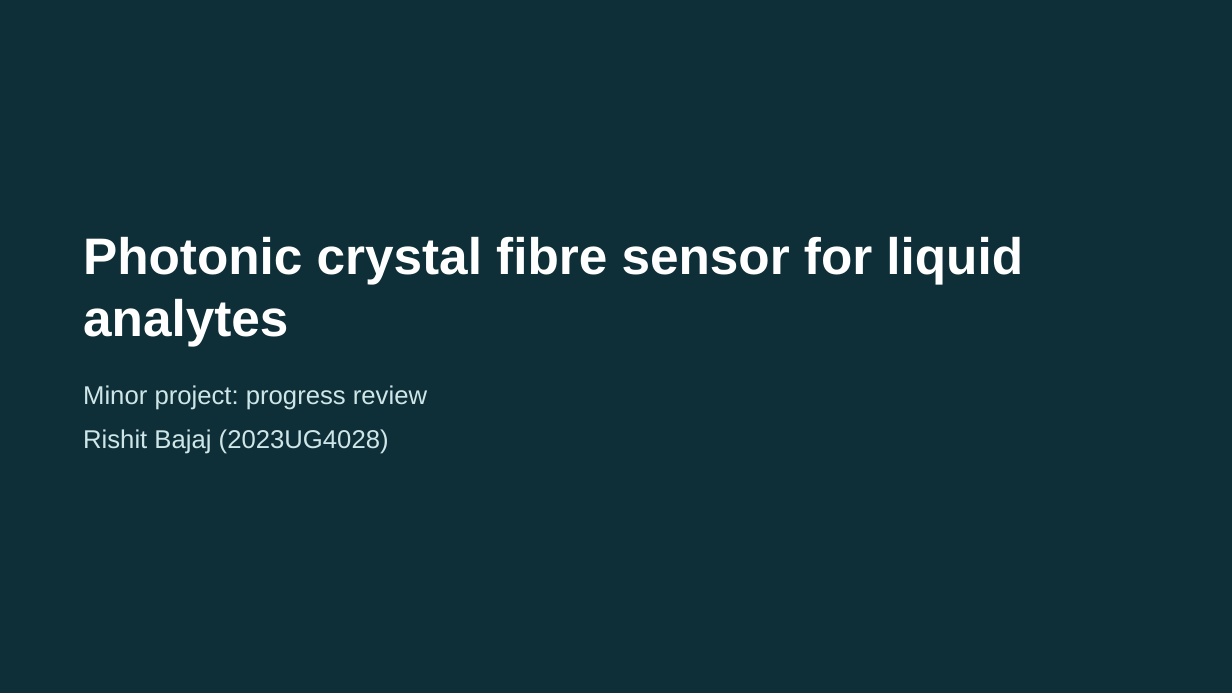
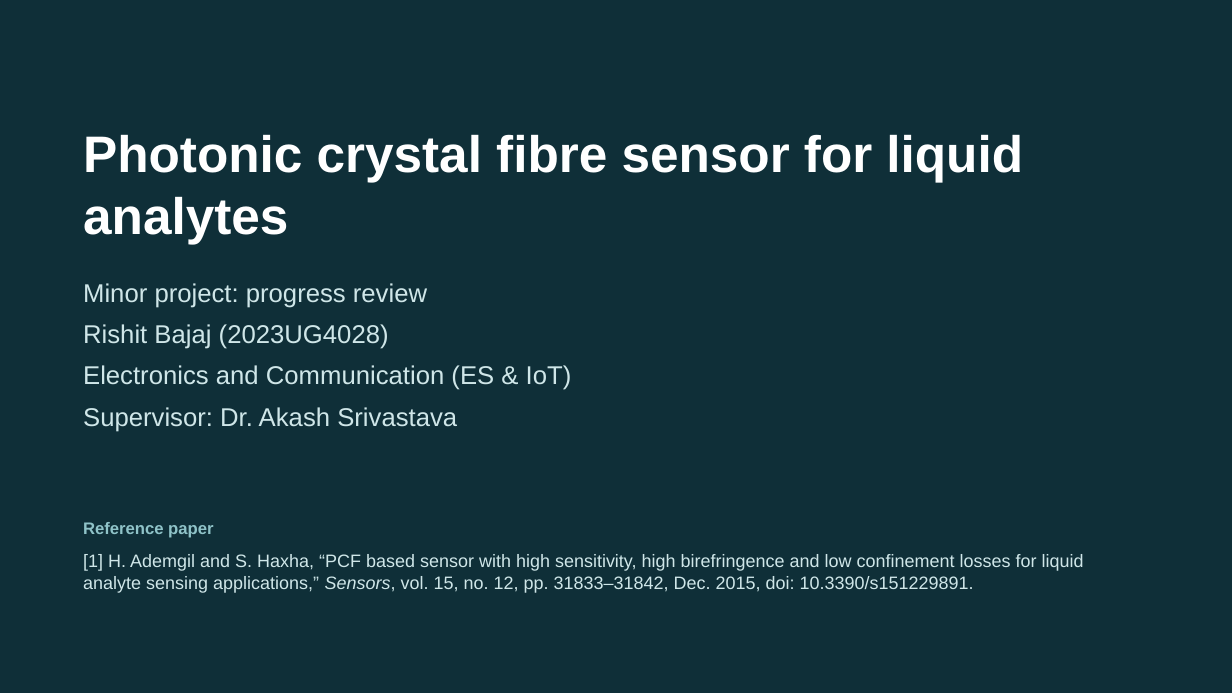
Before and after one commit to iaadi4/pcf-sensor, a slide deck: slide 1 of presentation/1_Progress_Presentation.pptx. Drawn at 1232x693 pixels with LibreOffice and Linux fonts; fonts in the diff are those of the drawing. Boxes give left, top, right and bottom in pixels: in the first picture for what was removed or moved away, otherwise in the second. Text is boxed around its words. In the diff, an @@ line names an element or a change of style, - is before the commit and + after.

```diff
--- a/presentation/1_Progress_Presentation.pptx
+++ b/presentation/1_Progress_Presentation.pptx
@@ title "Photonic crystal fibre sensor for ...": place and size @@
-title "Photonic crystal fibre sensor for ..." at (83,236,1023,346)
+title "Photonic crystal fibre sensor for ..." at (83,134,1023,244)
@@ text at (83,283,427,349): less space between paragraphs @@
@@ text "Minor project: progress review": place and size @@
-text "Minor project: progress review" at (83,385,427,454)
+text "Minor project: progress review" at (83,283,572,432)
@@ text at (83,365,572,432): paragraphs added @@
+Electronics and Communication (ES & IoT)
+Supervisor: Dr. Akash Srivastava
@@ text added at (83,522,213,538), 13 pt, text #8FC3C8, bold @@
+Reference paper
@@ text added at (83,554,1084,593), 14 pt, text #CFE6E8 @@
+[1] H. Ademgil and S. Haxha, “PCF based sensor with high sensitivity, high birefringence and low confinement losses for liquid analyte sensing applications,” Sensors, vol. 15, no. 12, pp. 31833–31842, Dec. 2015, doi: 10.3390/s151229891.
```
Also in this commit, not shown: 3 other files.
